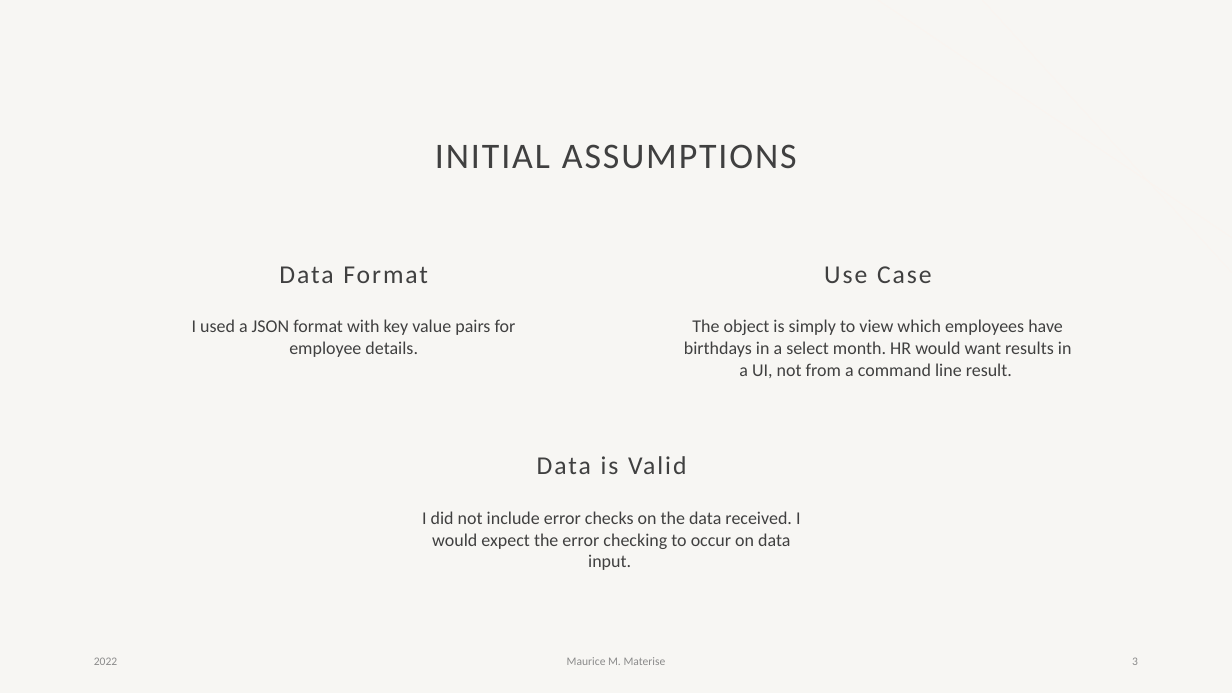
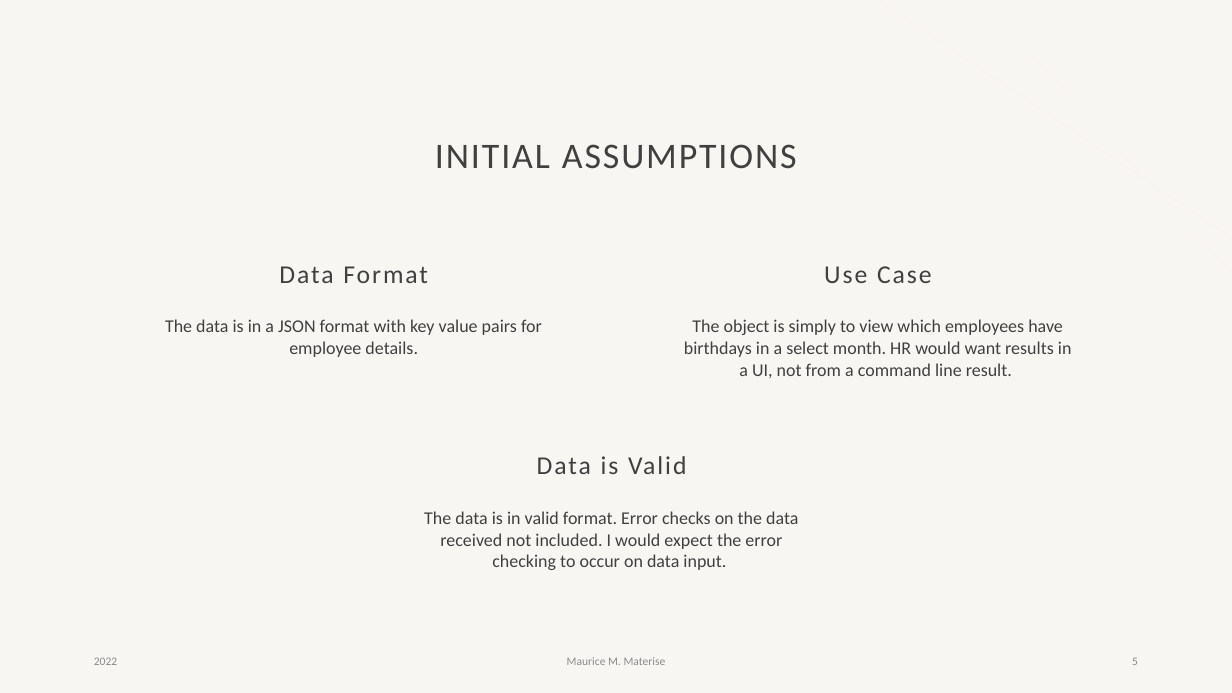
Before and after one commit to materimm/SAS, a slide deck: slide 5 of SAS Interview Presentation.pptx (slide 3 before the commit). Drawn at 1232x693 pixels with LibreOffice and Linux fonts; fonts in the diff are those of the drawing; background and template pictures are left out. Boxes give left, top, right and bottom in pixels: in the first picture for what was removed or moved away, otherwise in the second. Text is boxed around its words. In the diff, an @@ line names an element or a change of style, - is before the commit and + after.

```diff
--- a/SAS Interview Presentation.pptx
+++ b/SAS Interview Presentation.pptx
@@ text at (165, 319, 542, 357): text changed @@
-I used a JSON format with key value pairs for employee details.
+The data is in a JSON format with key value pairs for employee details.
@@ text at (424, 511, 798, 570): text changed @@
-I did not include error checks on the data received. I would expect the error checking to occur on data input.
+The data is in valid format. Error checks on the data received not included. I would expect the error checking to occur on data input.
```
Also in this commit, not shown: 7 other slides changed, 2 slides added, 2 other files.
